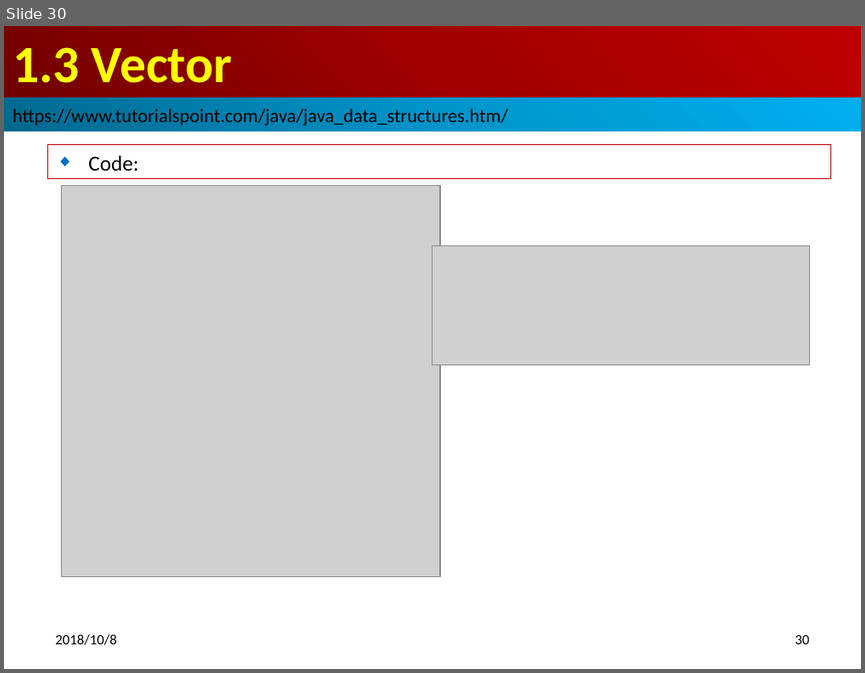
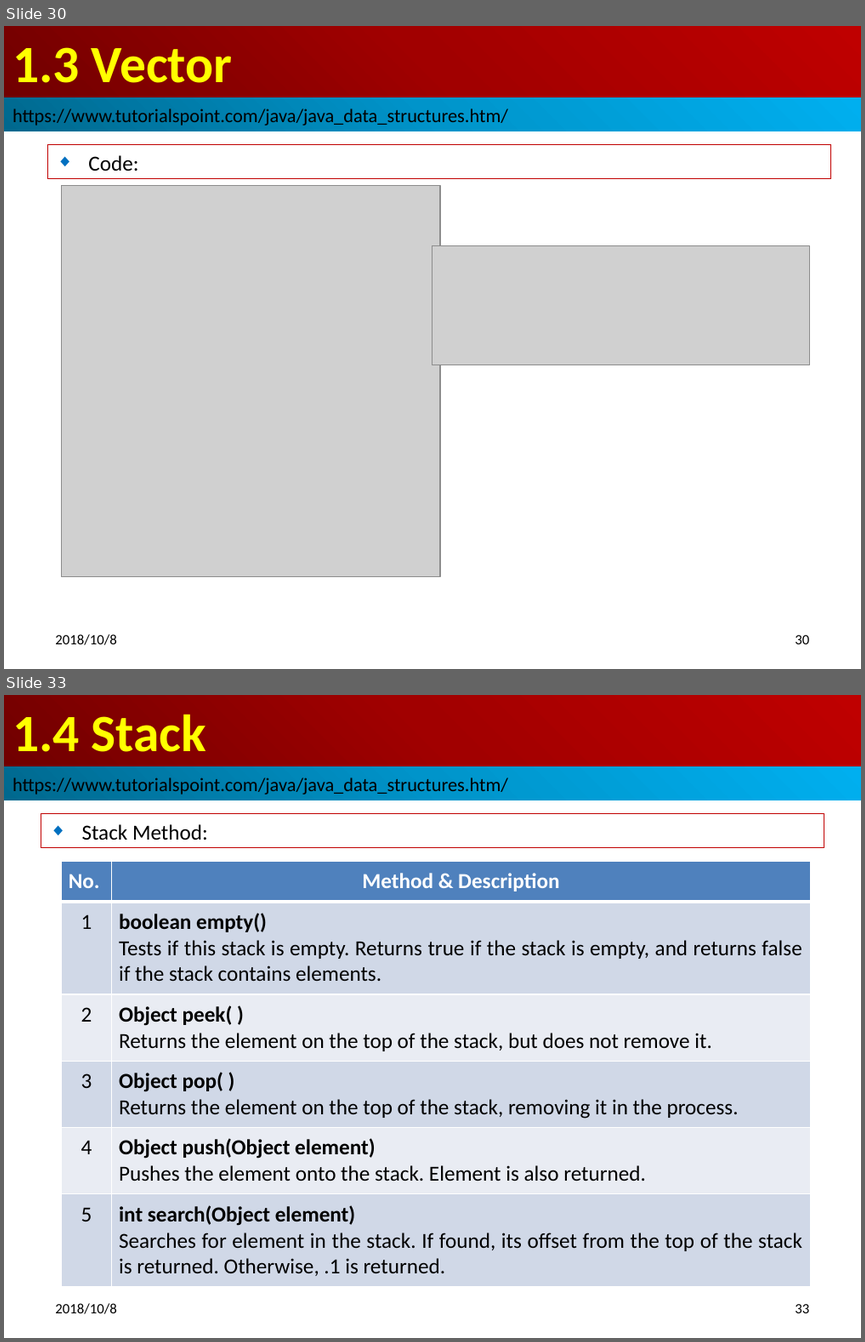
Before and after one commit to peterhchen/java-adv, a slide deck: 15_Ch01_DataStruct.pptx. Shown one above the other, each under a label of ours: slide 30 before the commit, slides 30 and 33 after it; the slides between them are not shown. The pictures are 865x673 and 865x1342 pixels, drawn with LibreOffice and Linux fonts; fonts in the diff are those of the drawing; grey boxes stand for pictures. Boxes give left, top, right and bottom in pixels: in the first picture for what was removed or moved away, otherwise in the second. Text is boxed around its words. In the diff, an @@ line names an element or a change of style, - is before the commit and + after.

```diff
--- a/15_Ch01_DataStruct.pptx
+++ b/15_Ch01_DataStruct.pptx
@@ slide 33 added at bbox=[4, 695, 861, 1338], background #FFFFFF @@
@@ title added at bbox=[4, 695, 861, 767], fill gradient #720000 to #A20000 to #C00000, 44 pt, text #FFFF00, bold @@
+1.4 Stack
@@ rectangle added at bbox=[4, 767, 861, 800], fill gradient #00688E to #0094CA to #00B0F0, 16 pt, text #000000 @@
+https://www.tutorialspoint.com/java/java_data_structures.htm/
@@ rectangle added at bbox=[41, 814, 823, 847], outline #C00000 0.75 pt, 18 pt, text #000000 @@
+◆ Stack Method:
@@ table added at bbox=[62, 862, 811, 1281], 6 rows, 2 columns @@
+No. | Method & Description
+1 | boolean empty() / Tests if this stack is empty. Returns true if the stack is empty, and returns false if the stack contains elements.
+2 | Object peek( ) / Returns the element on the top of the stack, but does not remove it.
+3 | Object pop( ) / Returns the element on the top of the stack, removing it in the process.
+4 | Object push(Object element) / Pushes the element onto the stack. Element is also returned.
+5 | int search(Object element) / Searches for element in the stack. If found, its offset from the top of the stack is returned. Otherwise, .1 is returned.
@@ text added at bbox=[55, 1303, 116, 1314], 12 pt, text #000000 @@
+2018/10/8
@@ page number added at bbox=[794, 1304, 809, 1313], 12 pt, text #000000 @@
+33
```
Also in this commit, not shown: 24 slides changed, 3 other slides added, 2 other files.
